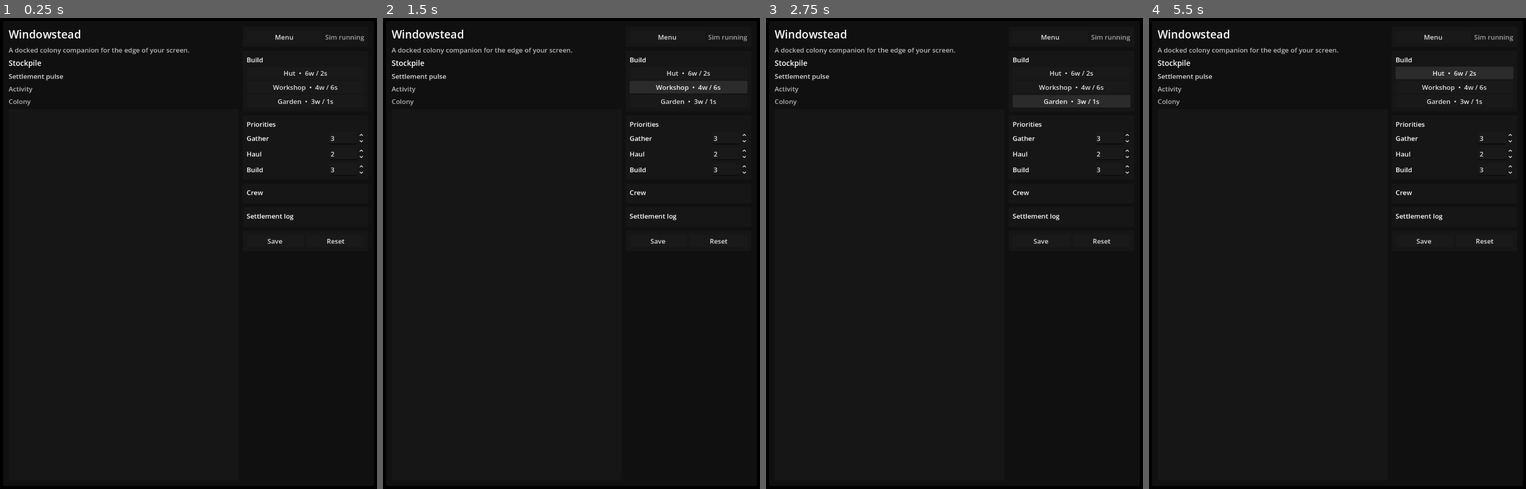
Above: before the commit, frames 1-4 (left to right).
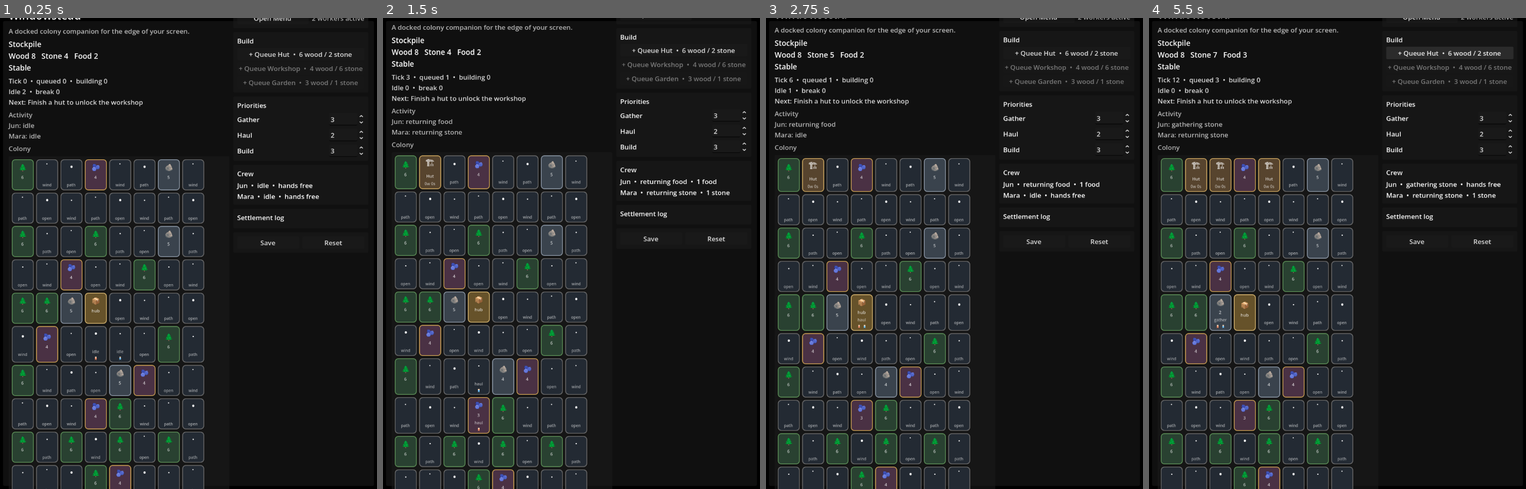
Above: after the commit, the same moments.

Repository: misospace/windowstead
Game: Godot game, scene res://scenes/main.tscn
Two runs of this game, one before a commit and one after it. Both use one fixed random seed, a clock stepped at 60 frames per second and the inputs below.
Inputs (mouse positions are in pixels of both pictures, inside the frame that each line leads up to):
- Up to frame 1 (0.25 s): no input
- Up to frame 2 (1.5 s): click "Hut • 6w / 2s" (after the commit: "+ Queue Hut • 6 wood / 2 stone") at 0.5 s; click (688, 88) at 1.25 s, where only the run before the commit has a clickable "Workshop • 4w / 6s"
- Up to frame 3 (2.75 s): click (1071, 102) at 2 s, where only the run before the commit has a clickable "Garden • 3w / 1s"
- Up to frame 4 (5.5 s): click "Hut • 6w / 2s" (after the commit: "+ Queue Hut • 6 wood / 2 stone") at 2.75 s; click (1454, 88) at 3.5 s, where only the run before the commit has a clickable "Workshop • 4w / 6s"; click (1454, 102) at 4.25 s, where only the run before the commit has a clickable "Garden • 3w / 1s"; click "Hut • 6w / 2s" (after the commit: "+ Queue Hut • 6 wood / 2 stone") at 5 s

The runs differ from the first frame. In frame 1, 34% of the frame differs, in the area x 2-97%, y 0-100%; in frame 2, 34%; in frame 3, 34%; in frame 4, 34%.
Error before the commit: Parse Error: Cannot infer the type of "delivered" variable because the value doesn't have a set type. (res://scripts/main.gd:682)

Commit message:
fix: restore startup on mac builds

Diff:
--- a/scenes/main.tscn
+++ b/scenes/main.tscn
@@ -137,6 +137,7 @@
 text = "Menu"
 
 [node name="MenuHint" type="Label" parent="Backdrop/Margin/Root/SidebarScroll/Right/MenuPanel/MenuMargin/MenuBox/MenuRow"]
+unique_name_in_owner = true
 layout_mode = 2
 text = "Sim running"
 modulate = Color(1, 1, 1, 0.6)
--- a/scripts/main.gd
+++ b/scripts/main.gd
@@ -93,7 +93,7 @@
 func apply_dock_position() -> void:
 	var screen := DisplayServer.window_get_current_screen()
 	var usable_rect := DisplayServer.screen_get_usable_rect(screen)
-	var dock_height := min(DOCK_HEIGHT, max(900, usable_rect.size.y - 24))
+	var dock_height: int = min(DOCK_HEIGHT, max(900, usable_rect.size.y - 24))
 	var dock_size := Vector2i(DOCK_WIDTH, dock_height)
 	DisplayServer.window_set_min_size(Vector2i(760, 900))
 	DisplayServer.window_set_size(dock_size)
@@ -679,7 +679,7 @@
 	if build.is_empty():
 		return "queued"
 	if not has_costs_delivered(build):
-		var delivered := build.delivered
+		var delivered: Dictionary = build.delivered
 		return "%dw %ds" % [int(delivered.get("wood", 0)), int(delivered.get("stone", 0))]
 	return "%d%%" % int(round(float(build.get("progress", 0.0)) * 100.0))
 
